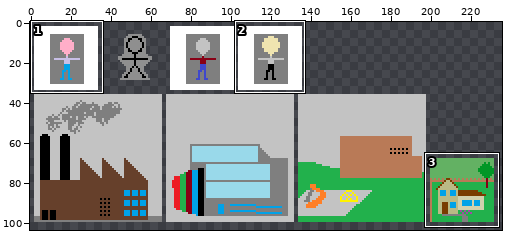
File history of a sprite sheet, Template-android/assets/image/textures.png. The first picture is a wide view before the edit; the outline marks the close-up.
Close-up. Old version:
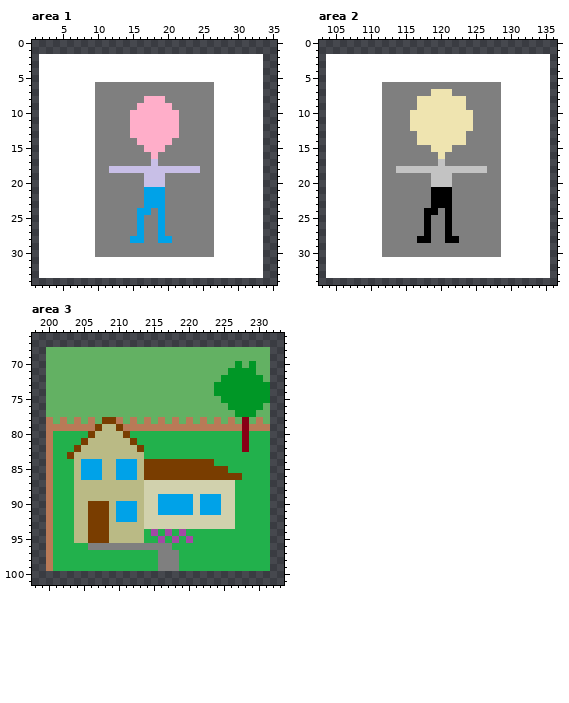
The file is 256x128 pixels. Shown: area 1: x 1..35, y 0..34; area 2: x 103..136, y 0..34; area 3: x 198..233, y 66..101. The wide view leaves out empty margins. The commit also changed other parts of the picture, which this record leaves out.
The same view after the edit:
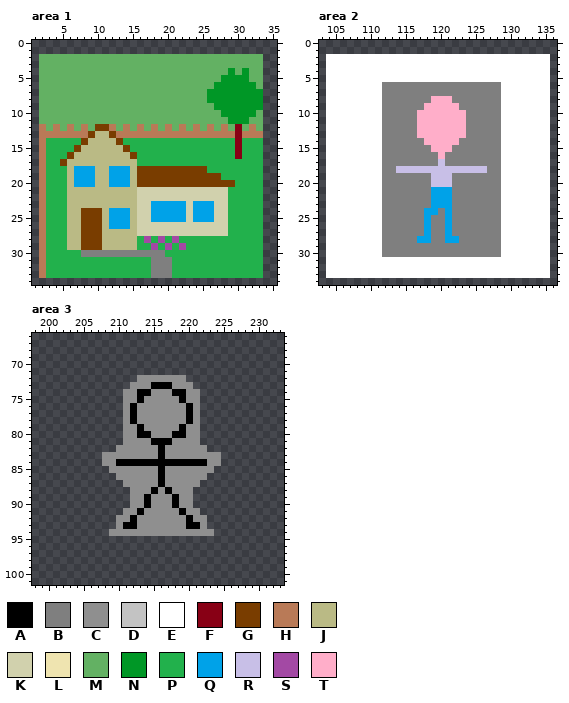
Palette (. is transparent): A #000000  B #7f7f7f  C #8f8f8f  D #c3c3c3  E #ffffff  F #880015  G #793d00  H #b97a57  J #baba85  K #d1d1ad  L #efe4b0  M #63b163  N #009726  P #22b14c  Q #00a2e8  R #c8bfe7  S #a349a4  T #ffaec9
What changed:
Changed rows in their new state; - is an unchanged pixel.
Area 1:
first column x 2:
 2 MMMMMMMMMMMMMMMMMMMMMMMMMMMMMMMM
 3 MMMMMMMMMMMMMMMMMMMMMMMMMMMMMMMM
 4 MMMMMMMMMMMMMMMMMMMMMMMMMMMNMNMM
 5 MMMMMMMMMMMMMMMMMMMMMMMMMMNNNNMM
 6 MMMMMMMMMMMMMMMMMMMMMMMMMNNNNNNM
 7 MMMMMMMMMMMMMMMMMMMMMMMMNNNNNNNN
 8 MMMMMMMMMMMMMMMMMMMMMMMMNNNNNNNN
 9 MMMMMMMMMMMMMMMMMMMMMMMMMNNNNNNN
10 MMMMMMMMMMMMMMMMMMMMMMMMMMNNNNNM
11 MMMMMMMMMMMMMMMMMMMMMMMMMMMNNNMM
12 HMHMHMHMGGHMHMHMHMHMHMHMHMHMFMHM
13 HHHHHHHGJJGHHHHHHHHHHHHHHHHHFHHH
14 HPPPPPGJJJJGPPPPPPPPPPPPPPPPFPPP
15 HPPPPGJJJJJJGPPPPPPPPPPPPPPPFPPP
16 HPPPGJJJJJJJJGPPPPPPPPPPPPPPFPPP
17 HPPGJJJJJJJJJJPPPPPPPPPPPPPPPPPP
18 HPPPJQQQJJQQQJGGGGGGGGGGPPPPPPPP
19 HPPPJQQQJJQQQJGGGGGGGGGGGGPPPPPP
20 HPPPJQQQJJQQQJGGGGGGGGGGGGGGPPPP
21 HPPPJJJJJJJJJJKKKKKKKKKKKKKPPPPP
22 HPPPJJJJJJJJJJKKKKKKKKKKKKKPPPPP
23 HPPPJJJJJJJJJJKK--QQQKQQQKKPPPPP
24 HPPPJJGGGJQQQJKKQ-QQQKQQQKKPPPPP
25 HPPPJJGGGJQQQJKKQ-QQQKQQQKKPPPPP
26 HPPPJJGGGJQQQJKKKKKKKKKKKKKPPPPP
27 HPPPJJGGGJJJJJKKKKKKKKKKKKKPPPPP
28 HPPPJJGGGJJJJJPSPSPSPPPPPPPPPPPP
29 HPPPJJGGGJJJJJPPSPSPSPPPPPPPPPPP
30 HPPPPPBB----------PPPPPPPPPPPPPP
31 HPPPPPPPPPPPPPPPBBBPPPPPPPPPPPPP
32 HPPPPPPPPPPPPPPPBBBPPPPPPPPPPPPP
33 HPPPPPPPPPPPPPPPBBBPPPPPPPPPPPPP
Area 2:
first column x 114:
 7 -----BBB-----
 8 ---BBTTTBB---
 9 ---BTTTTTB---
10 --BTTTTTTTB--
11 --BTTTTTTTB--
12 --BTTTTTTTB--
13 ---TTTTTTT---
14 ---BTTTTTB---
15 -----TTT-----
16 ------T------
17 ------R------
18 RRRRRRRRRRRRR
19 -----RRR-----
20 -----RRR-----
21 -----QQQ-----
22 -----QQQ-----
23 -----QQQ-----
24 ----QQ-Q-----
25 ----Q--Q-----
26 ----Q--Q-----
27 ----Q--Q-----
28 ---QQ--QQ----
Area 3:
first column x 200:
 68 ................................
 69 ................................
 70 ................................
 71 ................................
 72 .............CCCCCCC............
 73 ............CCCAAACCC...........
 74 ...........CCAACCCAACC..........
 75 ...........CCACCCCCACC..........
 76 ...........CACCCCCCCAC..........
 77 ...........CACCCCCCCAC..........
 78 ...........CACCCCCCCAC..........
 79 ...........CCACCCCCACC..........
 80 ...........CCAACCCAACC..........
 81 ...........CCCCAAACCCC..........
 82 ..........CCCCCCACCCCCC.........
 83 ........CCCCCCCCACCCCCCCC.......
 84 ........CCAAAAAAAAAAAAACC.......
 85 .........CCCCCCCACCCCCCC........
 86 ..........CCCCCCACCCCCC.........
 87 ...........CCCCCACCCCC..........
 88 ............CCCACACCC...........
 89 ............CCACCCACC...........
 90 ............CCACCCACC...........
 91 ...........CCACCCCCACC..........
 92 ..........CCACCCCCCCACC.........
 93 ..........CAACCCCCCCAAC.........
 94 .........CCCCCCCCCCCCCCC........
 95 ................................
 96 ................................
 97 ................................
 98 ................................
 99 ................................
